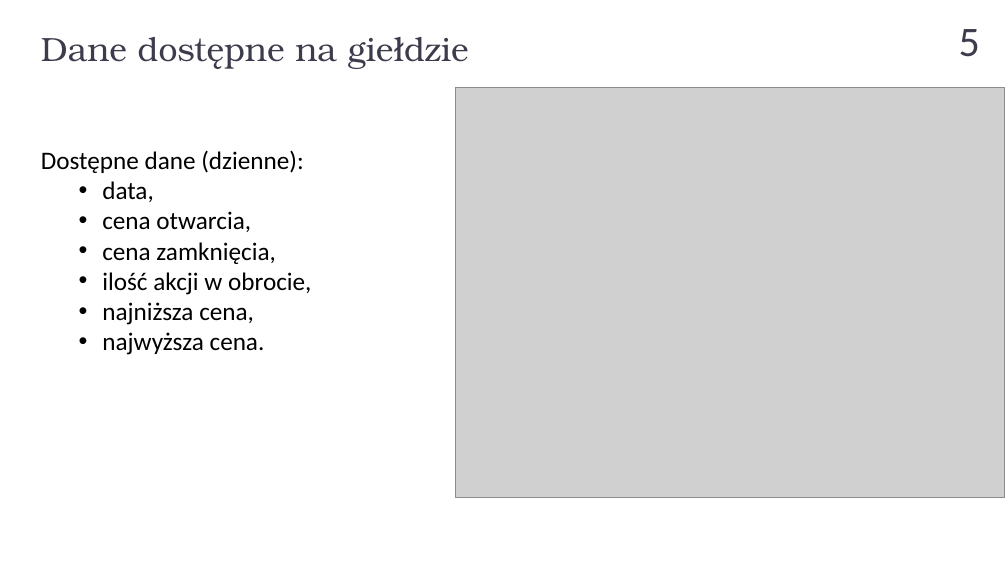
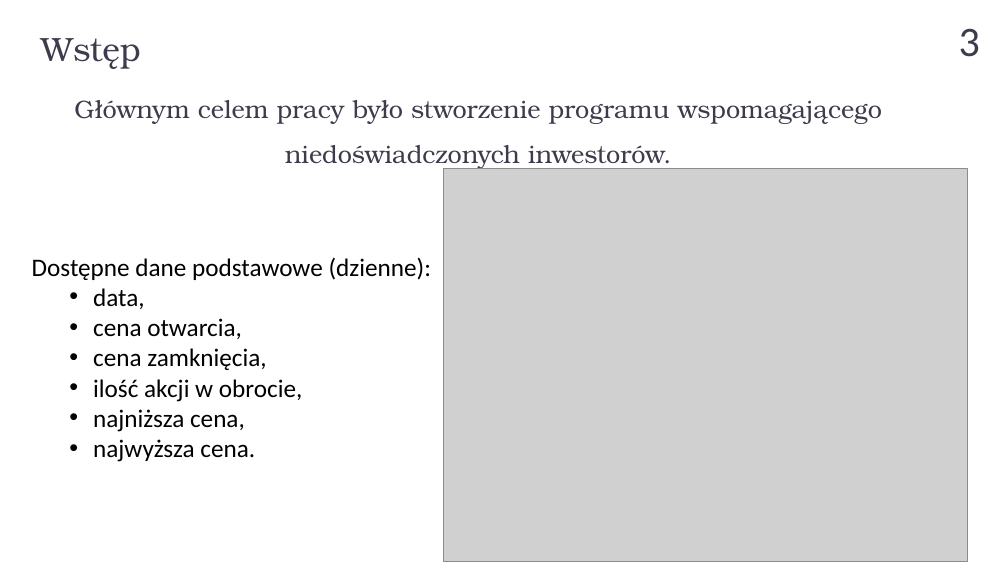
Before and after one commit to nikowis/ai-broker, a slide deck: slide 3 of docs/prezentacja-obrona.pptx (slide 5 before the commit). Drawn at 1008x567 pixels with LibreOffice and Linux fonts; fonts in the diff are those of the drawing; grey boxes stand for pictures. Boxes give left, top, right and bottom in pixels: in the first picture for what was removed or moved away, otherwise in the second. Text is boxed around its words. In the diff, an @@ line names an element or a change of style, - is before the commit and + after.

```diff
--- a/docs/prezentacja-obrona.pptx
+++ b/docs/prezentacja-obrona.pptx
@@ page number at (959, 28, 980, 57): text changed @@
-5
+3
@@ text at (41, 38, 141, 69): text changed @@
-Dane dostępne na giełdzie
+Wstęp
@@ text added at (74, 100, 882, 169), 24 pt, text #3C3C4C @@
+Głównym celem pracy było stworzenie programu wspomagającego niedoświadczonych inwestorów.
@@ picture: place and size @@
-picture at (456, 87, 1004, 498)
+picture at (443, 169, 968, 561)
@@ text "Dostępne dane podstawowe (dzienne):": place and size @@
-text "Dostępne dane podstawowe (dzienne):" at (41, 150, 311, 355)
+text "Dostępne dane podstawowe (dzienne):" at (32, 257, 431, 462)
@@ text at (32, 257, 431, 280): text changed @@
-Dostępne dane (dzienne):
+Dostępne dane podstawowe (dzienne):
```
Also in this commit, not shown: 1 other slide changed, 13 slides added, 6 slides removed.
